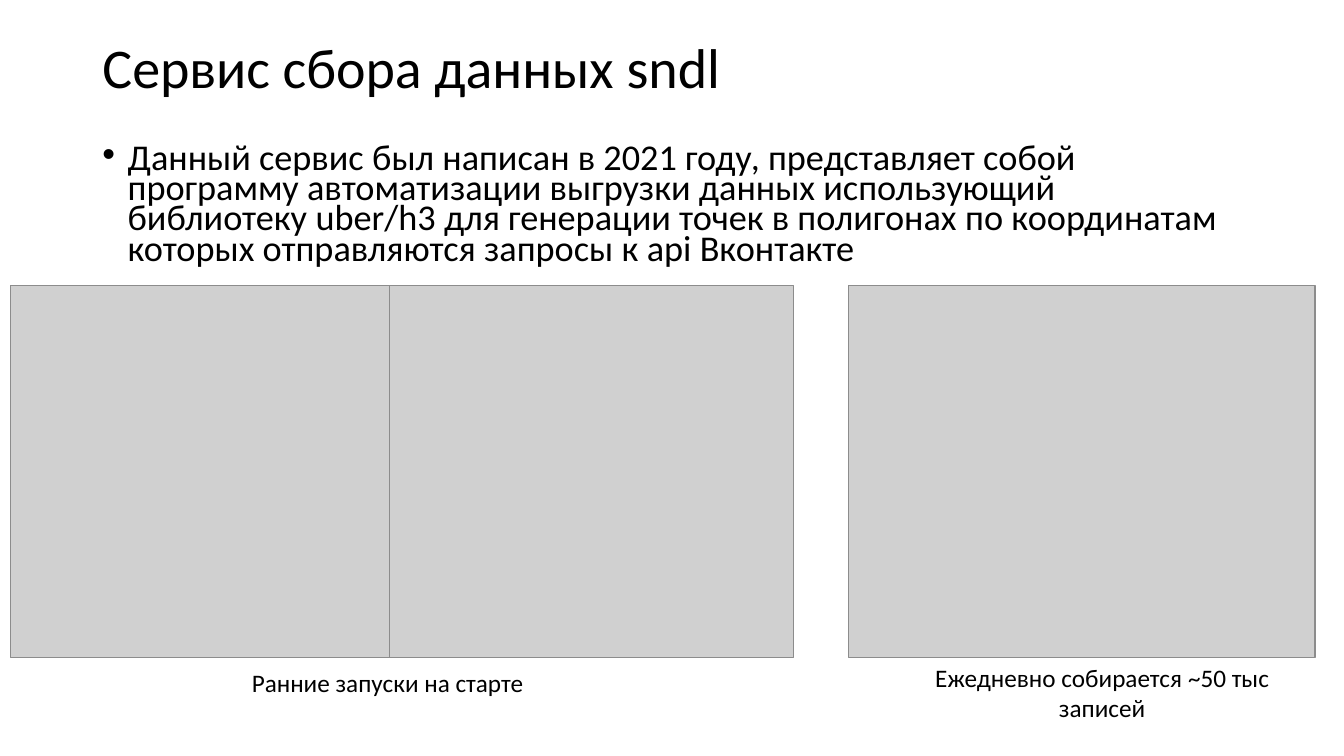
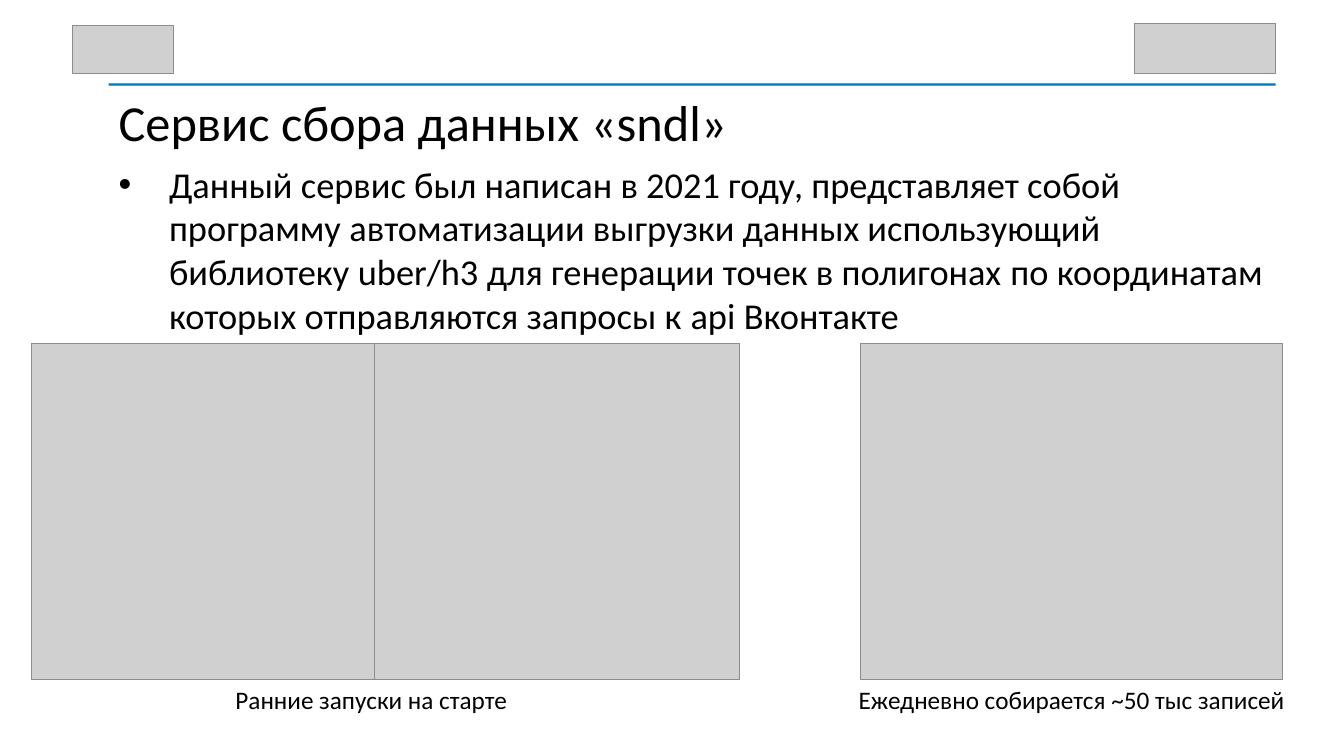
Before and after one commit to modernpacifist/magistracy-diploma, a slide deck: slide 3 of preza/preza.pptx. Drawn at 1344x756 pixels with LibreOffice and Linux fonts; fonts in the diff are those of the drawing; grey boxes stand for pictures. Boxes give left, top, right and bottom in pixels: in the first picture for what was removed or moved away, otherwise in the second. Text is boxed around its words. In the diff, an @@ line names an element or a change of style, - is before the commit and + after.

```diff
--- a/preza/preza.pptx
+++ b/preza/preza.pptx
@@ picture added at (72, 25, 172, 74) @@
@@ picture added at (1134, 24, 1275, 74) @@
@@ text "Сервис сбора данных «sndl»" at (119, 106, 727, 150): vertical alignment middle to top @@
@@ rectangle added at (109, 84, 1276, 86), fill #0070C0 @@
@@ text at (119, 106, 727, 150): text changed; size 40 to 36 pt @@
-Сервис сбора данных sndl
+Сервис сбора данных «sndl»
@@ text "Данный сервис был написан в ...": place and size @@
-text "Данный сервис был написан в ..." at (128, 145, 1216, 267)
+text "Данный сервис был написан в ..." at (169, 173, 1263, 335)
@@ text "Данный сервис был написан в ..." at (169, 173, 1263, 335): size 25.9 to 26 pt; indent changed; line spacing 0.7 to 1; less space between paragraphs @@
@@ picture: place and size @@
-picture at (10, 285, 389, 657)
+picture at (31, 344, 374, 680)
@@ picture: place and size @@
-picture at (389, 285, 793, 657)
+picture at (374, 344, 740, 680)
@@ picture: place and size @@
-picture at (849, 285, 1315, 657)
+picture at (861, 344, 1282, 680)
@@ text "Ранние запуски на старте": place and size @@
-text "Ранние запуски на старте" at (252, 675, 524, 696)
+text "Ранние запуски на старте" at (235, 692, 507, 713)
@@ text "Ежедневно собирается ~50 тыс записей" rewrapped from (935, 670, 1269, 717) to (859, 692, 1284, 713) @@
```
Also in this commit, not shown: 2 other slides changed, 1 slide added.
